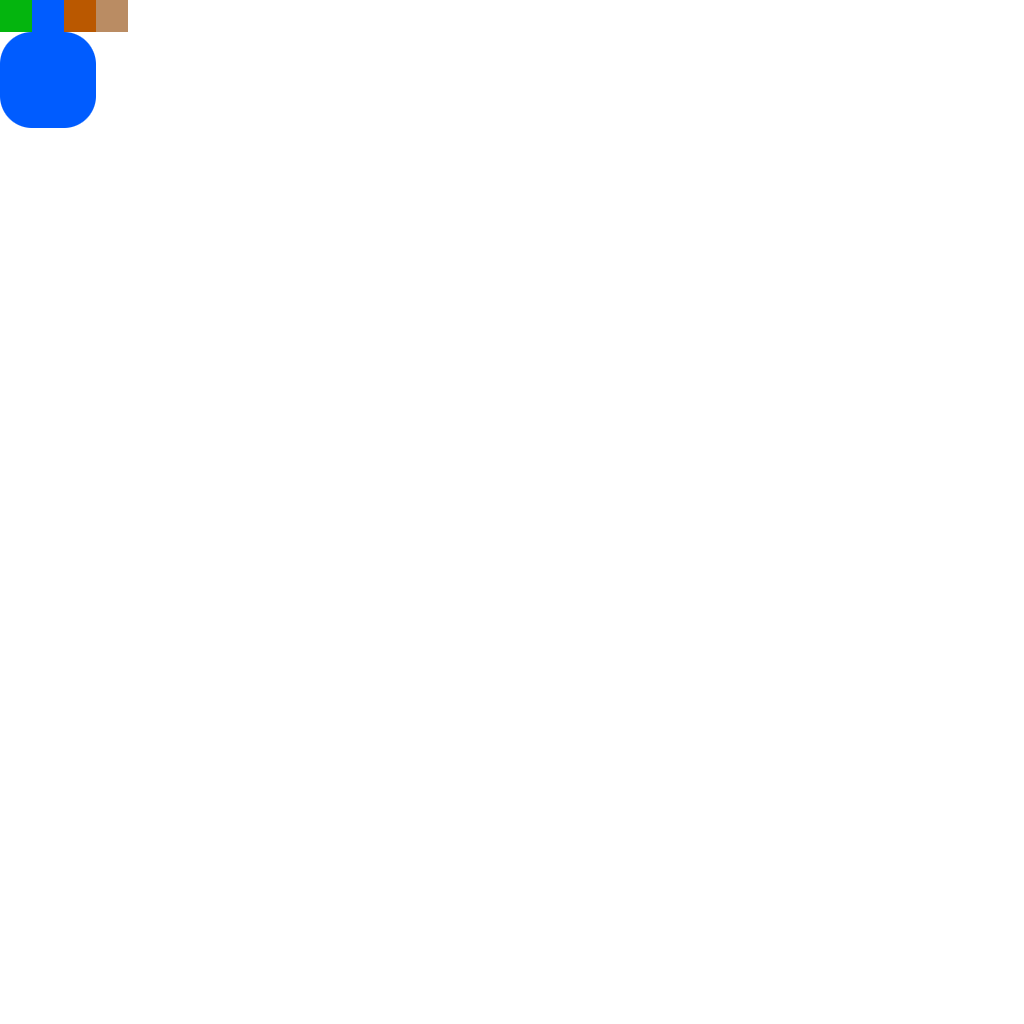
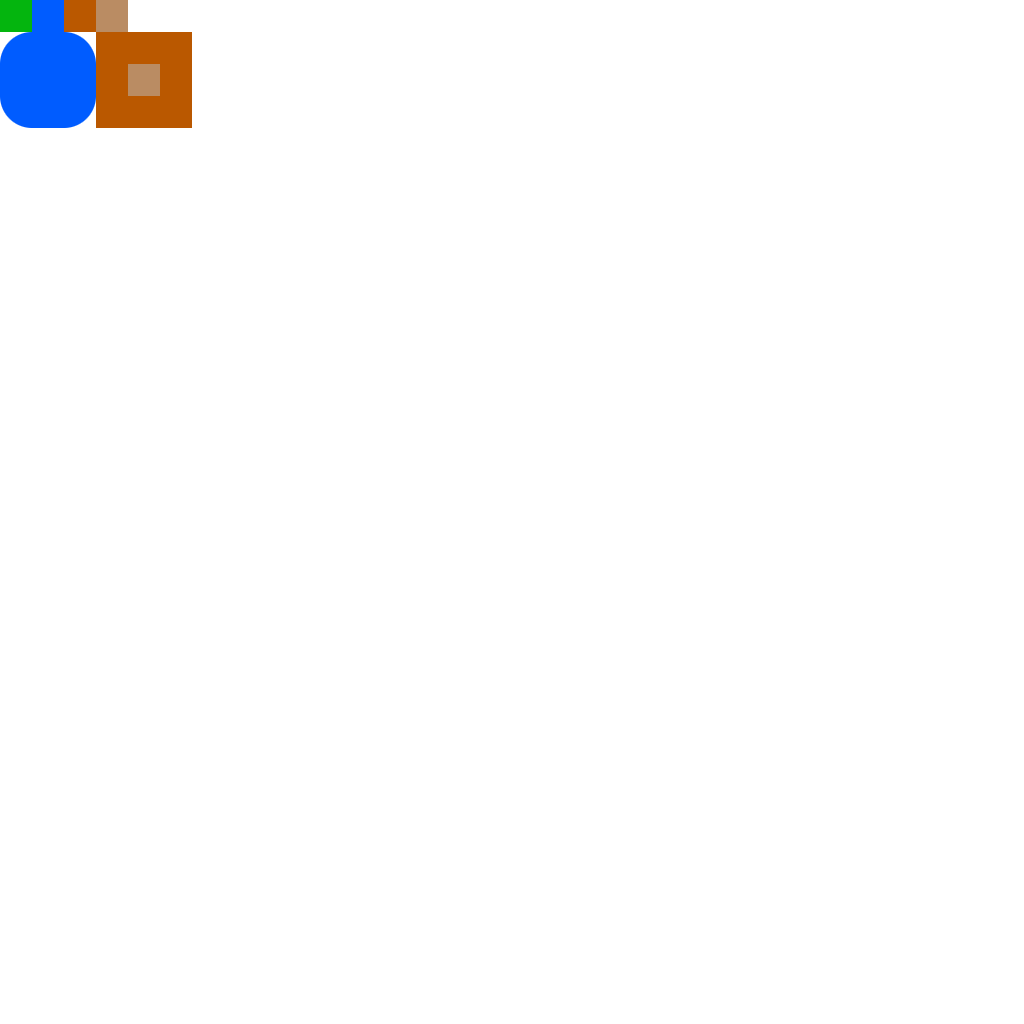
Two versions of the same layered image (w=1024, h=1024). Layer-by-layer changes:
added layer "Rahmen" above "Pasted Layer #1" over left=96, top=32, right=192, bottom=128
